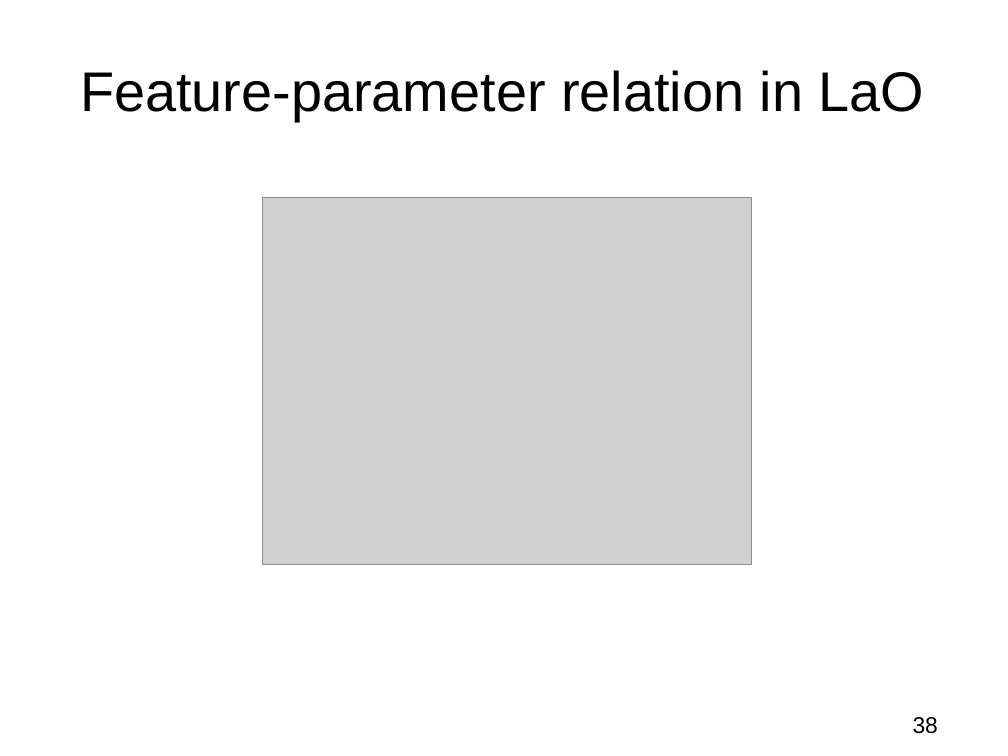
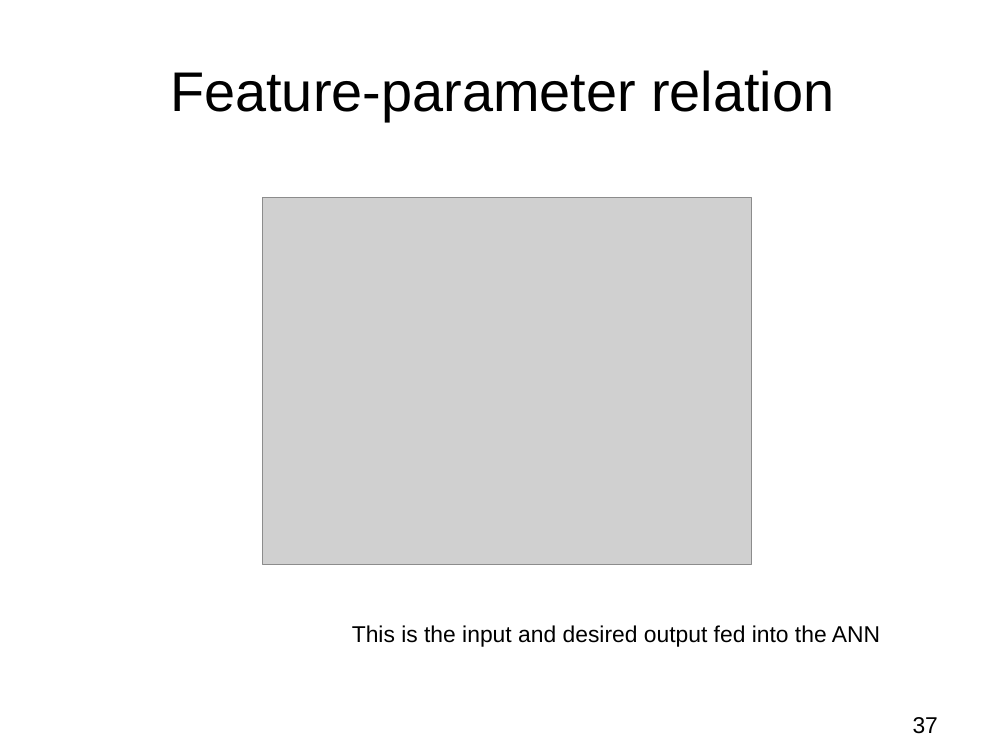
Before and after one commit to nojhan/descarwin, a slide deck: slide 37 of papers/icaps2011/icaps.ppt (slide 38 before the commit). Drawn at 1008x756 pixels with LibreOffice and Linux fonts; fonts in the diff are those of the drawing; grey boxes stand for pictures; background and template pictures are left out. Boxes give left, top, right and bottom in pixels: in the first picture for what was removed or moved away, otherwise in the second. Text is boxed around its words. In the diff, an @@ line names an element or a change of style, - is before the commit and + after.

```diff
--- a/papers/icaps2011/icaps.ppt
+++ b/papers/icaps2011/icaps.ppt
@@ title at [170, 70, 834, 120]: text changed @@
-Feature-parameter relation in LaO
+Feature-parameter relation
@@ text added at [352, 625, 880, 647], 18 pt, text #000000 @@
+This is the input and desired output fed into the ANN
@@ page number at [913, 717, 938, 734]: text changed @@
-38
+37
```
Also in this commit, not shown: 24 other slides changed, 4 slides added, 5 slides removed, 2 other files.
